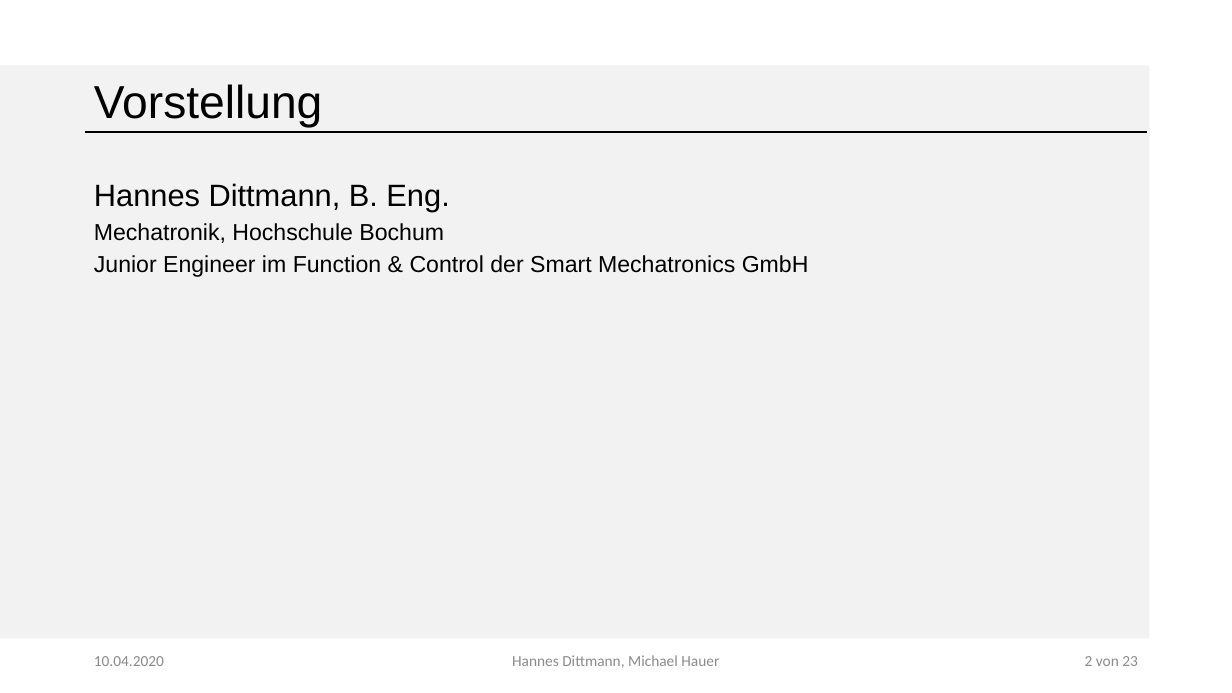
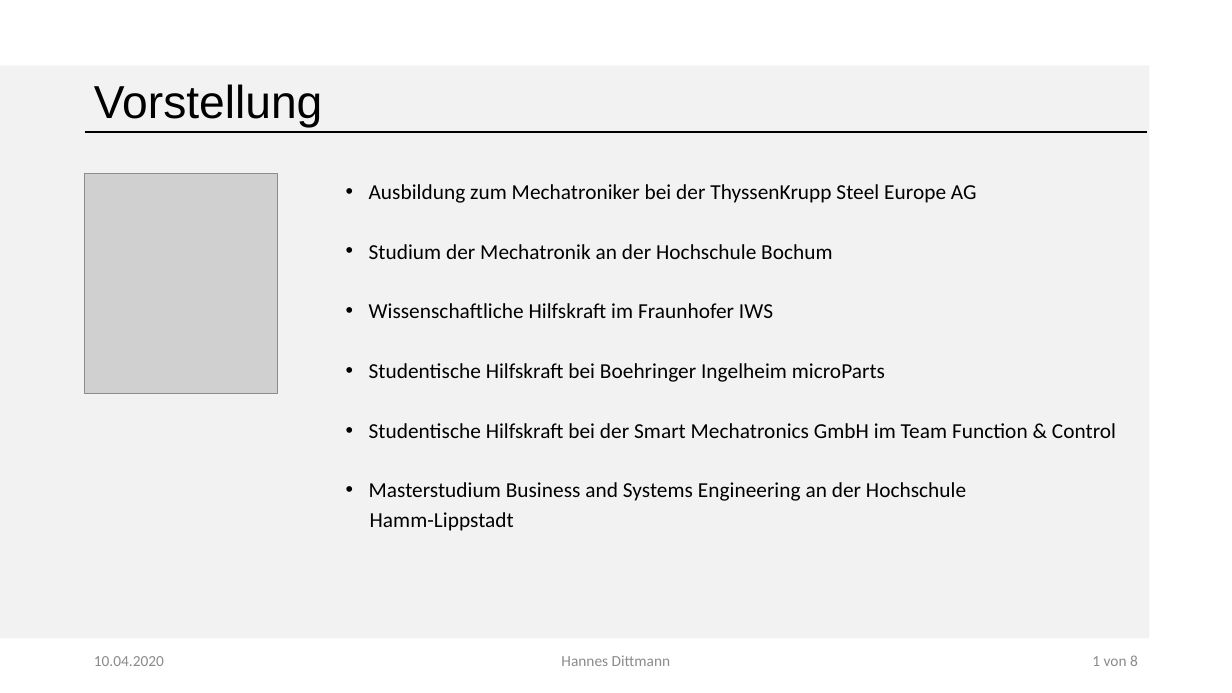
Before and after one commit to GiulliMo/Master_Doc, a slide deck: slide 1 of Präsentationen/HSHL/Besprechung_Göbel.pptx. Drawn at 1232x693 pixels with LibreOffice and Linux fonts; fonts in the diff are those of the drawing; grey boxes stand for pictures; background and template pictures are left out. Boxes give left, top, right and bottom in pixels: in the first picture for what was removed or moved away, otherwise in the second. Text is boxed around its words. In the diff, an @@ line names an element or a change of style, - is before the commit and + after.

```diff
--- a/Präsentationen/HSHL/Besprechung_Göbel.pptx
+++ b/Präsentationen/HSHL/Besprechung_Göbel.pptx
@@ picture added at (x1=85, y1=174, x2=277, y2=394) @@
@@ text at (x1=369, y1=184, x2=1116, y2=531): text changed; size 18 to 16.6 pt; font Arial to Calibri @@
-Hannes Dittmann, B. Eng.
-Mechatronik, Hochschule Bochum
-Junior Engineer im Function & Control der Smart Mechatronics GmbH
+• Ausbildung zum Mechatroniker bei der ThyssenKrupp Steel Europe AG
+• Studium der Mechatronik an der Hochschule Bochum
+• Wissenschaftliche Hilfskraft im Fraunhofer IWS
+• Studentische Hilfskraft bei Boehringer Ingelheim microParts
+• Studentische Hilfskraft bei der Smart Mechatronics GmbH im Team Function & Control
+• Masterstudium Business and Systems Engineering an der Hochschule
+Hamm-Lippstadt
@@ text at (x1=561, y1=655, x2=671, y2=666): text changed @@
-Hannes Dittmann, Michael Hauer
+Hannes Dittmann
@@ text at (x1=1092, y1=655, x2=1138, y2=666): text changed @@
-2 von 23
+1 von 8
```
Also in this commit, not shown: 7 other slides changed, 1 other file.
